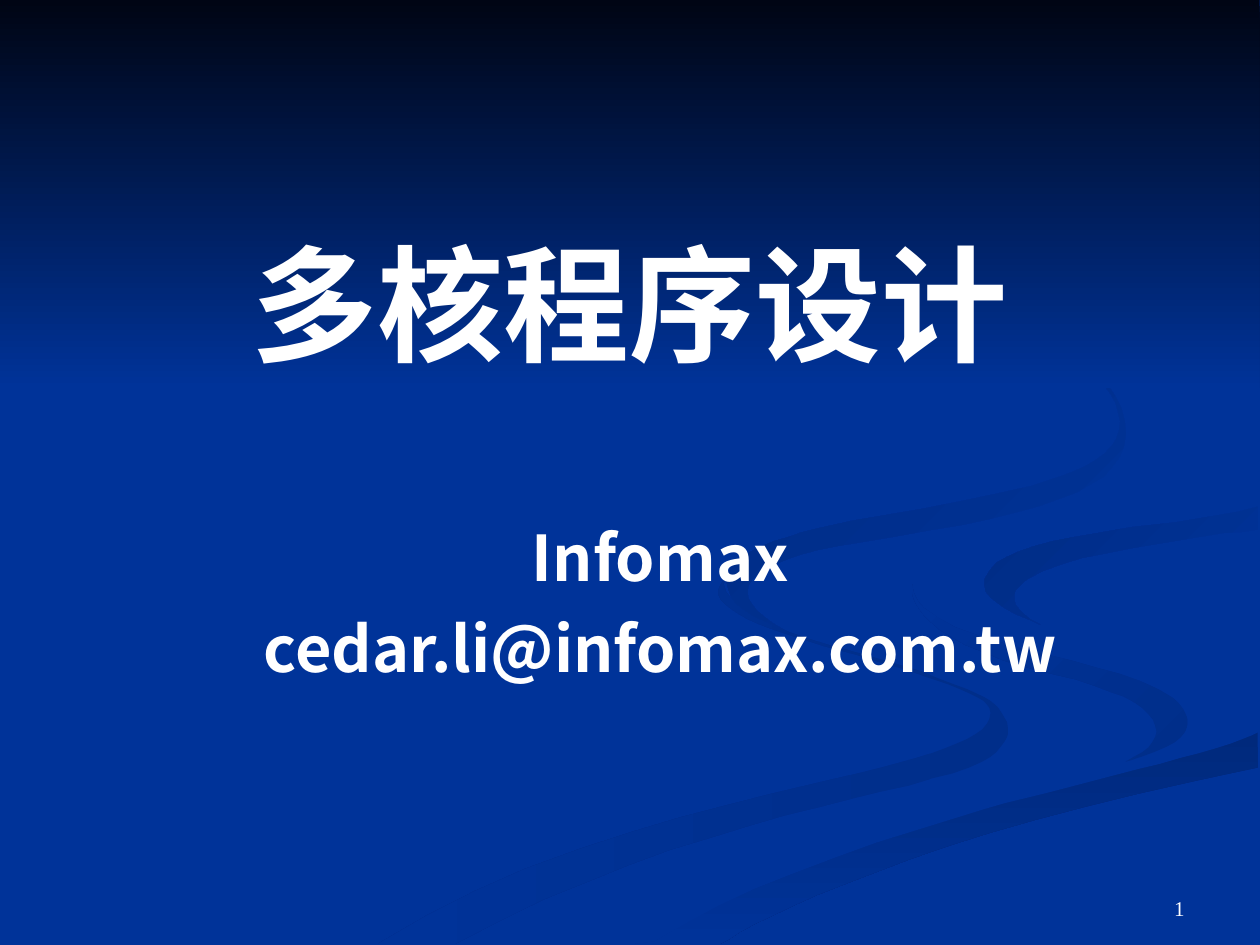
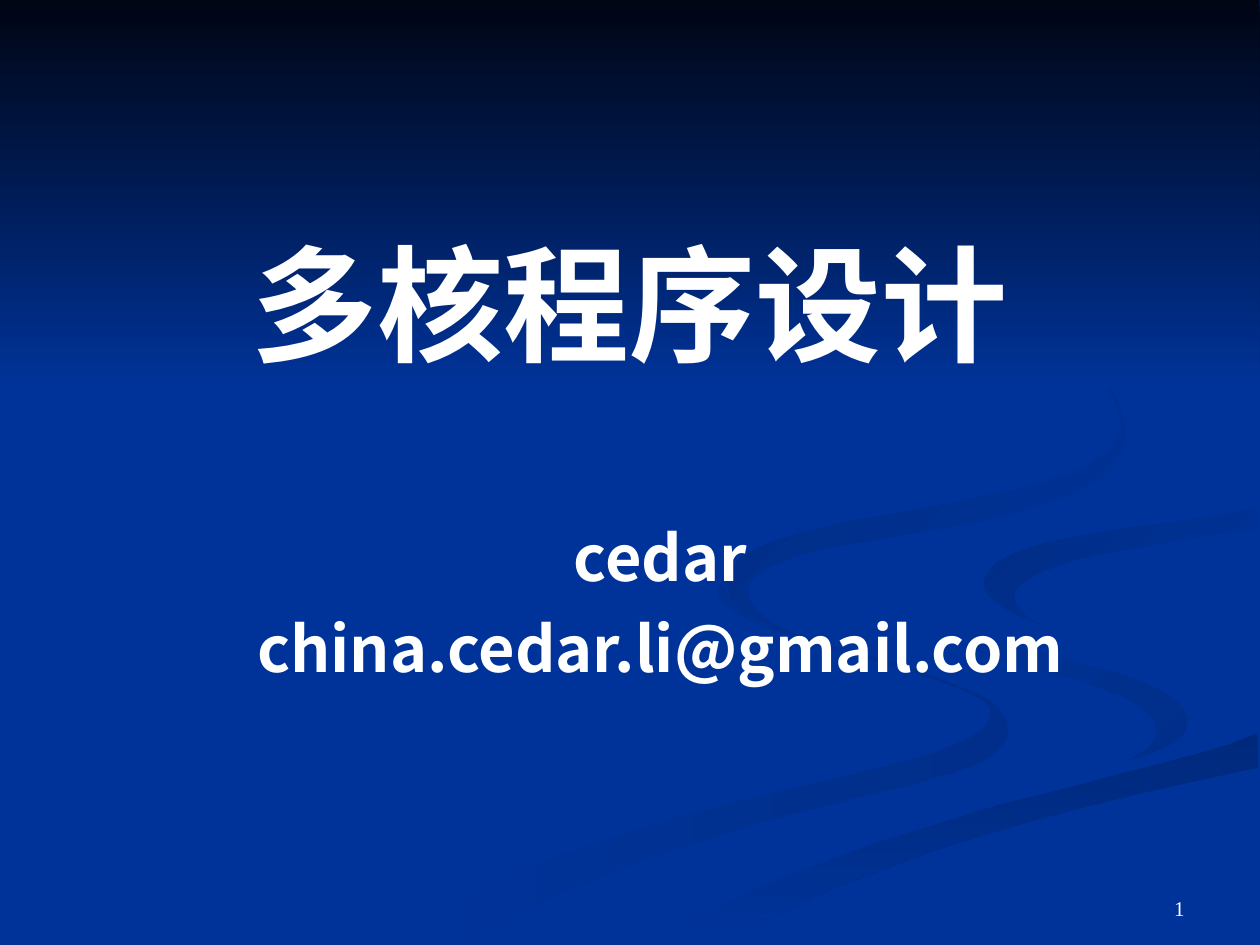
Before and after one commit to cedarli/linux, a slide deck: slide 1 of openMP/doc/OpenMP.ppt. Drawn at 1260x945 pixels with LibreOffice and Linux fonts; fonts in the diff are those of the drawing. Boxes give left, top, right and bottom in pixels: in the first picture for what was removed or moved away, otherwise in the second. Text is boxed around its words. In the diff, an @@ line names an element or a change of style, - is before the commit and + after.

```diff
--- a/openMP/doc/OpenMP.ppt
+++ b/openMP/doc/OpenMP.ppt
@@ subtitle at box(257, 530, 1063, 688): text changed @@
-Infomax
-cedar.li@infomax.com.tw
+cedar
+china.cedar.li@gmail.com
```
Also in this commit, not shown: 5 other slides changed, 4 slides added, 1 slide removed, 5 other files.
